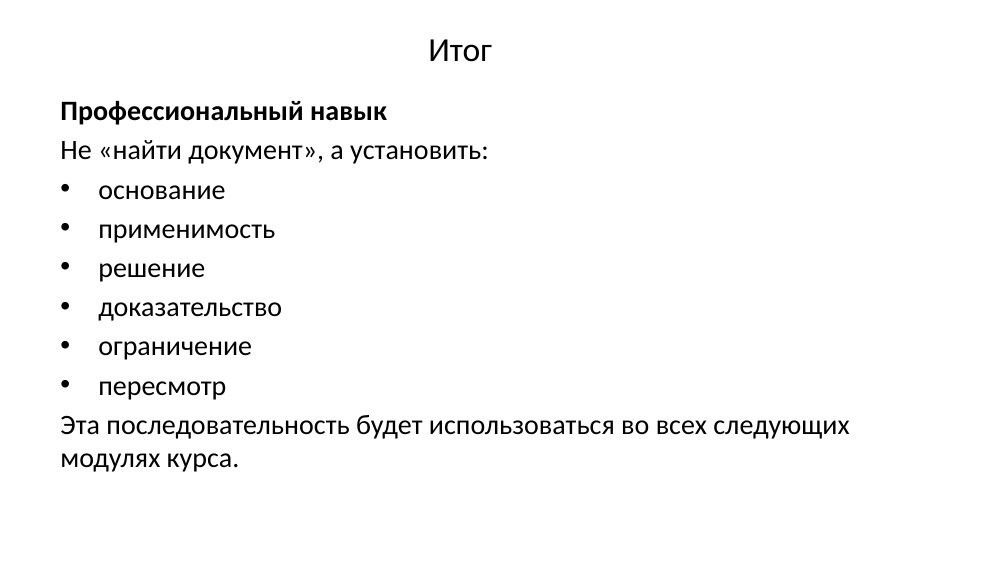
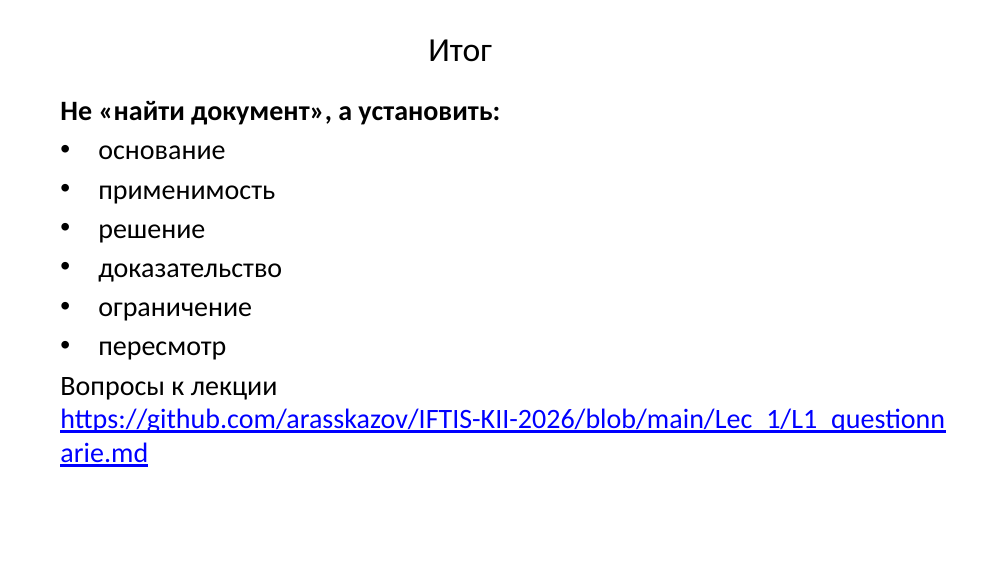
Before and after one commit to arasskazov/IFTIS-KII-2026, a slide deck: slide 12 of Lec_1_Модуль 1_1_Слайд-конспект.pptx. Drawn at 1008x567 pixels with LibreOffice and Linux fonts; fonts in the diff are those of the drawing; background and template pictures are left out. Boxes give left, top, right and bottom in pixels: in the first picture for what was removed or moved away, otherwise in the second. Text is boxed around its words. In the diff, an @@ line names an element or a change of style, - is before the commit and + after.

Commit message:
Updated Lec 1

```diff
--- a/Lec_1_Модуль 1_1_Слайд-конспект.pptx
+++ b/Lec_1_Модуль 1_1_Слайд-конспект.pptx
@@ text at bbox=[60, 101, 387, 125]: paragraph removed @@
-Профессиональный навык
@@ text at bbox=[60, 101, 500, 125]: bold on in "Не «найти документ», а установить:" @@
@@ text at bbox=[60, 377, 945, 467]: text changed; text colour #000000 to #0000FF @@
-Эта последовательность будет использоваться во всех следующих модулях курса.
+Вопросы к лекции https://github.com/arasskazov/IFTIS-KII-2026/blob/main/Lec_1/L1_questionnarie.md
```
Also in this commit, not shown: 4 other slides changed.
